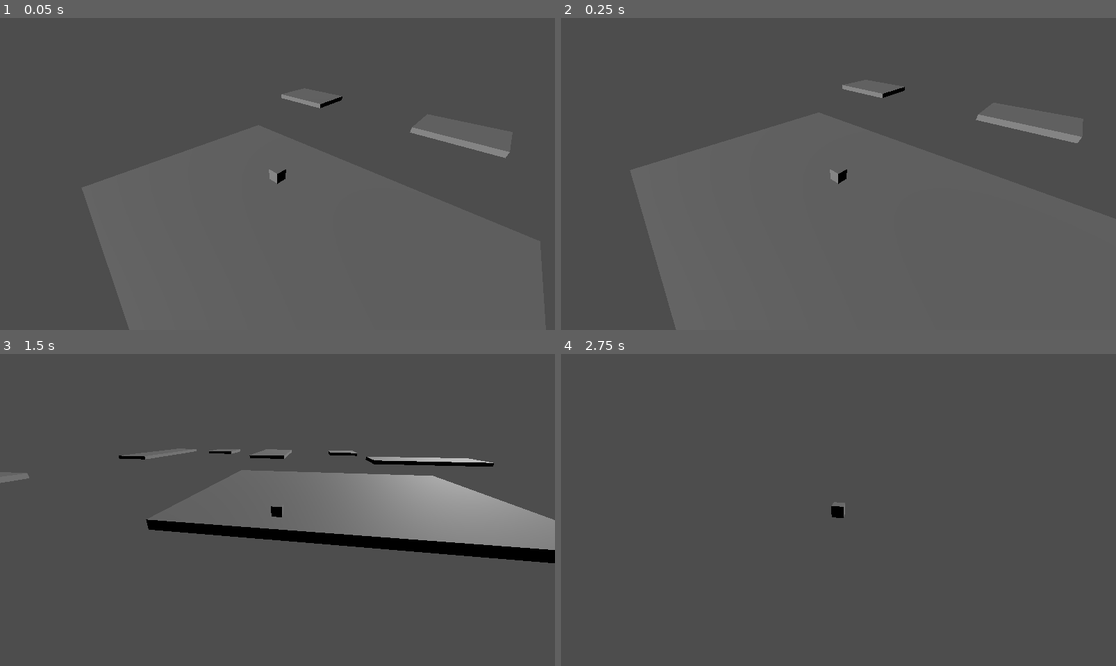
Above: before the commit, frames 1-4 (two rows, left to right).
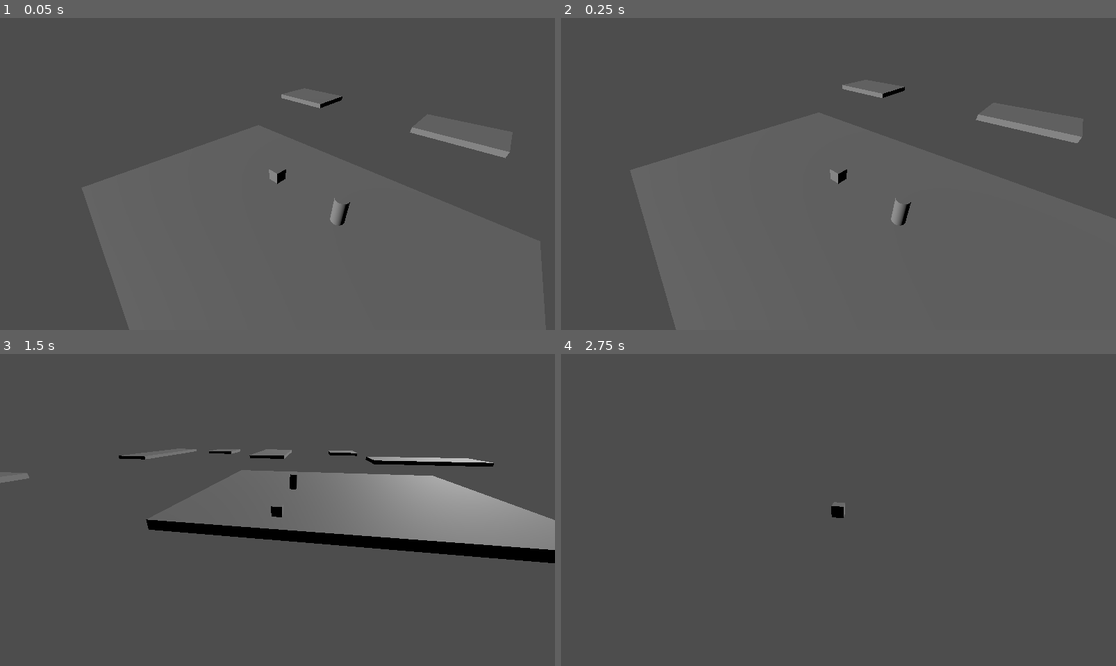
Above: after the commit, the same moments.

Repository: DumplingEater/possible_game
Game: Godot game, scene res://main.tscn
Two runs of this game, one before a commit and one after it. Both use one fixed random seed, a clock stepped at 60 frames per second and the inputs below.
Inputs (mouse positions are in pixels of both pictures, inside the frame that each line leads up to):
- Up to frame 1 (0.05 s): no input
- Up to frame 2 (0.25 s): no input
- Up to frame 3 (1.5 s): move the mouse to (399, 494) at 0.52 s; hold D (move_right) 0.53-1.28 s; hold Right mouse button (mouse_right_click) 0.53-1.28 s; tap Space (jump) at 0.77 s; move the mouse to (166, 525) at 1.27 s; hold S (move_back) from 1.28 s (still down); tap Mouse wheel down (scroll_down) at 1.35 s
- Up to frame 4 (2.75 s): tap Space (jump) at 1.52 s; move the mouse to (894, 441) at 2.02 s; release S (move_back) at 2.03 s; hold D (move_right) from 2.03 s (still down); hold Mouse wheel up (scroll_up) from 2.03 s (still down)

The runs differ from the first frame. In frame 1, 0.1% of the frame differs, in the area x 59-64%, y 57-67%; in frame 2, 0.1%; in frame 3, less than 0.1%; in frame 4, nothing differs.

Commit message:
first cut at a state machine

Diff:
--- a/Playground.tscn
+++ /dev/null
@@ -1,119 +0,0 @@
-[gd_scene load_steps=10 format=3 uid="uid://nidgpkfyg1b4"]
-
-[ext_resource type="Sky" uid="uid://cbbdl23q60wak" path="res://addons/ThirdPersonTemplate/Environments/SkyBox.res" id="2_vp21c"]
-[ext_resource type="Material" uid="uid://bly25nr0aqsv3" path="res://addons/ThirdPersonTemplate/Environments/Materials/BlueGrid.material" id="3_anjpt"]
-[ext_resource type="Material" uid="uid://c1u020xb37y6n" path="res://addons/ThirdPersonTemplate/Environments/Materials/Blue.material" id="3_ugxud"]
-[ext_resource type="Material" uid="uid://d3up41bo0vjj0" path="res://addons/ThirdPersonTemplate/Environments/Materials/OrangeGrid.material" id="4_kii6k"]
-[ext_resource type="Material" uid="uid://ddpgp1pyklffr" path="res://addons/ThirdPersonTemplate/Environments/Materials/GreenGrid.material" id="6_5rtke"]
-[ext_resource type="Material" uid="uid://bquocw2a8n271" path="res://addons/ThirdPersonTemplate/Environments/Materials/GreyGrid.material" id="6_7xeo2"]
-[ext_resource type="Material" uid="uid://cpk3jtowelhgh" path="res://addons/ThirdPersonTemplate/Environments/Materials/PingkGrid.material" id="7_xstjq"]
-[ext_resource type="PackedScene" uid="uid://c75s2m6eic1vo" path="res://addons/ThirdPersonTemplate/Character/Nodes/PlayerTemplate.tscn" id="8_fimwp"]
-
-[sub_resource type="Environment" id="Environment_qyvd4"]
-background_mode = 2
-background_color = Color(0.647059, 0.909804, 0.917647, 1)
-sky = ExtResource("2_vp21c")
-ssao_enabled = true
-sdfgi_enabled = true
-adjustment_enabled = true
-adjustment_saturation = 1.15
-
-[node name="Scene" type="Node3D"]
-transform = Transform3D(1, 0, 0, 0, 1, 0, 0, 0, 1, -0.0815773, -1.43051e-06, 0.163605)
-
-[node name="DirectionalLight3D" type="DirectionalLight3D" parent="."]
-transform = Transform3D(-0.892271, -0.274443, 0.358516, 2.02684e-08, 0.794054, 0.607847, -0.451501, 0.542364, -0.708511, 0, 2.76815, 9.26053)
-shadow_enabled = true
-
-[node name="WorldEnvironment" type="WorldEnvironment" parent="."]
-environment = SubResource("Environment_qyvd4")
-
-[node name="Level" type="Node3D" parent="."]
-
-[node name="FloorAlt" type="CSGBox3D" parent="Level"]
-transform = Transform3D(1, 0, 0, 0, 1, 0, 0, 0, 1, 0, 0.14287, 0)
-size = Vector3(48.5, 0.1, 48.5)
-material = ExtResource("3_ugxud")
-
-[node name="Floor" type="CSGBox3D" parent="Level"]
-transform = Transform3D(1, 0, 0, 0, 1, 0, 0, 0, 1, 0, 0.14482, 0)
-use_collision = true
-size = Vector3(47.5872, 0.1, 47.791)
-material = ExtResource("3_anjpt")
-
-[node name="CSGBox3D2" type="CSGBox3D" parent="Level"]
-transform = Transform3D(0.833182, 0, 0.552999, 0, 1, 0, -0.552999, 0, 0.833182, 16.5416, 3.19482, -15.014)
-use_collision = true
-size = Vector3(4, 6, 8)
-material = ExtResource("4_kii6k")
-
-[node name="CSGBox3D6" type="CSGBox3D" parent="Level"]
-transform = Transform3D(-0.318513, 0, 0.947919, 0, 1, 0, -0.947919, 0, -0.318513, 0.541599, 13.1948, 3.986)
-use_collision = true
-size = Vector3(4, 6, 8)
-material = ExtResource("4_kii6k")
-
-[node name="CSGBox3D3" type="CSGBox3D" parent="Level"]
-transform = Transform3D(1, 0, 0, 0, 1, 0, 0, 0, 1, -9, 2.19482, -6.9983)
-use_collision = true
-size = Vector3(6, 8, 6)
-material = ExtResource("6_5rtke")
-
-[node name="CSGBox3D4" type="CSGBox3D" parent="Level"]
-transform = Transform3D(1, 0, 0, 0, 1, 0, 0, 0, 1, -4, 2.19482, -6.9983)
-use_collision = true
-size = Vector3(4, 4, 6)
-material = ExtResource("6_5rtke")
-
-[node name="CSGBox3D5" type="CSGBox3D" parent="Level"]
-transform = Transform3D(1, 0, 0, 0, 1, 0, 0, 0, 1, -4, 1.19482, -10.9983)
-use_collision = true
-size = Vector3(4, 2, 2)
-material = ExtResource("6_5rtke")
-
-[node name="Node3D" type="Node3D" parent="Level"]
-transform = Transform3D(0.707107, 0, 0.707107, 0, 1, 0, -0.707107, 0, 0.707107, -17.521, 4.76836e-07, -18.7606)
-
-[node name="CSGBox3D4" type="CSGBox3D" parent="Level/Node3D"]
-transform = Transform3D(1, 0, 0, 0, 1, 0, 0, 0, 1, -0.233154, 0.69482, -0.0343475)
-use_collision = true
-size = Vector3(8, 1, 1)
-material = ExtResource("7_xstjq")
-
-[node name="CSGBox3D5" type="CSGBox3D" parent="Level/Node3D"]
-transform = Transform3D(1, 0, 0, 0, 1, 0, 0, 0, 1, 1.76685, 1.69482, -0.0343475)
-use_collision = true
-size = Vector3(4, 1, 1)
-material = ExtResource("7_xstjq")
-
-[node name="CSGBox3D6" type="CSGBox3D" parent="Level/Node3D"]
-transform = Transform3D(1, 0, 0, 0, 1, 0, 0, 0, 1, 1.76685, 2.69482, -0.0343475)
-use_collision = true
-material = ExtResource("7_xstjq")
-
-[node name="CSGBox3D" type="CSGBox3D" parent="Level"]
-transform = Transform3D(1, 0, 0, 0, 1, 0, 0, 0, 1, 0, 5.19482, 4)
-use_collision = true
-size = Vector3(24, 10, 16)
-material = ExtResource("6_7xeo2")
-
-[node name="CSGBox3D5" type="CSGBox3D" parent="Level/CSGBox3D"]
-transform = Transform3D(1, 0, 0, 0, 1, 0, 0, 0, 1, 6, -3, -7)
-operation = 2
-size = Vector3(4, 6, 2)
-material = ExtResource("6_7xeo2")
-
-[node name="CSGBox3D6" type="CSGBox3D" parent="Level/CSGBox3D"]
-transform = Transform3D(-8.9407e-08, 0, 1, 0, 1, 0, -1, 0, -8.9407e-08, 11, -3, 0)
-operation = 2
-size = Vector3(12, 6, 2)
-material = ExtResource("6_7xeo2")
-
-[node name="CSGBox3D7" type="CSGBox3D" parent="Level/CSGBox3D"]
-transform = Transform3D(1, 0, 0, 0, 1, 0, 0, 0, 1, 0, -1, 0)
-operation = 2
-size = Vector3(22, 10, 14)
-material = ExtResource("6_7xeo2")
-
-[node name="PlayerTemplate" parent="." instance=ExtResource("8_fimwp")]
-transform = Transform3D(1, 0, 0, 0, 1, 0, 0, 0, 1, 0, 0, -19.8399)
--- a/dungeon_generator.gd
+++ b/dungeon_generator.gd
@@ -98,6 +98,15 @@
 	var character = get_node("../../character")
 	character.transform = character.transform.translated(char_spawn_point)
 
+	var test_enemy = preload("res://test_enemy.tscn")
+	var instance =  test_enemy.instantiate()
+	instance.transform.origin = Vector3(char_spawn_point.x + 6, 5, char_spawn_point.z)
+	get_node("/root").print_tree_pretty()
+	var chars_node = get_node("../../characters")
+	chars_node.add_child(instance)
+	get_node("/root").print_tree_pretty()
+	return
+
 # Called every frame. 'delta' is the elapsed time since the previous frame.
 func _process(delta):
 	pass
--- a/main.tscn
+++ b/main.tscn
@@ -3,7 +3,7 @@
 [ext_resource type="PackedScene" uid="uid://b5jpr0o1187hx" path="res://dungeon_level.tscn" id="1_n2dcx"]
 [ext_resource type="PackedScene" uid="uid://bkee16cpy3j8y" path="res://third_person_character.tscn" id="2_8juhv"]
 
-[node name="root" type="Node3D"]
+[node name="main" type="Node3D"]
 
 [node name="world_light" type="Node3D" parent="."]
 
@@ -14,3 +14,5 @@
 [node name="dungeon" parent="." instance=ExtResource("1_n2dcx")]
 
 [node name="character" parent="." instance=ExtResource("2_8juhv")]
+
+[node name="characters" type="Node" parent="."]
--- /dev/null
+++ b/mob_rigidbody.gd
@@ -0,0 +1,17 @@
+extends CharacterBody3D
+
+
+const SPEED = 5.0
+const JUMP_VELOCITY = 4.5
+
+# Get the gravity from the project settings to be synced with RigidBody nodes.
+var gravity = ProjectSettings.get_setting("physics/3d/default_gravity")
+
+
+func _physics_process(delta):
+	# Add the gravity.
+	if not is_on_floor():
+		print("we out here flyin")
+		velocity.y -= 75 * delta
+
+	move_and_slide()
--- /dev/null
+++ b/src/player_character.gd
@@ -0,0 +1,11 @@
+extends Node
+
+
+# Called when the node enters the scene tree for the first time.
+func _ready():
+	add_to_group("players")
+
+
+# Called every frame. 'delta' is the elapsed time since the previous frame.
+func _process(delta):
+	pass
--- /dev/null
+++ b/src/state_machines/chase_state.gd
@@ -0,0 +1,32 @@
+# moving.gd
+extends State
+
+class_name Moving
+
+var speed = 0.1
+var target = null
+
+func enter():
+	print("Entering Moving State")
+
+func update(delta):
+	if target == null:
+		state_machine.change_state("idle")
+		return
+
+	var character_node = state_machine.get_parent().get_node("body_3d")
+
+	var distance = get_distance_to_target(target)
+	if distance > 5:
+		state_machine.change_state("idle")
+		character_node.set_velocity(Vector3(0, 0, 0))
+		return
+
+	var direction = target.transform.origin - state_machine.get_parent().transform.origin
+	direction = direction.normalized()
+	character_node.set_velocity(direction * 1.0)
+	character_node.move_and_slide()
+
+func get_distance_to_target(target):
+	var distance = state_machine.get_parent().transform.origin.distance_to(target.transform.origin)
+	return distance
--- /dev/null
+++ b/src/state_machines/core/state.gd
@@ -0,0 +1,15 @@
+# state.gd
+extends Node
+
+class_name State
+
+var state_machine = null
+
+func enter():
+	pass
+
+func exit():
+	pass
+
+func update(delta):
+	pass
--- /dev/null
+++ b/src/state_machines/guard_state_machine.gd
@@ -0,0 +1,23 @@
+# state_machine.gd
+extends Node
+
+var current_state = null
+var states = {}
+
+func _ready():
+	print('starting state machine')
+	states["idle"] = preload("res://src/state_machines/idle_state.gd").new()
+	states["chase"] = preload("res://src/state_machines/chase_state.gd").new()
+	for state in states.values():
+		state.state_machine = self
+	change_state("idle")
+
+func change_state(new_state_name):
+	if current_state != null:
+		current_state.exit()
+	current_state = states[new_state_name]
+	current_state.enter()
+
+func _process(delta):
+	if current_state != null:
+		current_state.update(delta)
--- /dev/null
+++ b/src/state_machines/idle_state.gd
@@ -0,0 +1,30 @@
+# idle.gd
+extends State
+
+class_name Idle
+
+var chase_distance = 5
+
+func enter():
+	print("Entering Idle State")
+
+func update(delta):
+	var closest_character = get_closest_character()
+	if closest_character != null:
+		state_machine.change_state("chase")
+		state_machine.current_state.target = closest_character.get_parent()
+
+func get_closest_character():
+	if not state_machine.is_inside_tree():
+		get_node("/root").print_tree_pretty()
+		return null
+	var min_distance = INF
+	var closest_character = null
+	var characters = state_machine.get_tree().get_nodes_in_group("players")
+	for character in characters:
+		if character != self: # Avoid checking distance to itself
+			var distance = state_machine.get_parent().transform.origin.distance_to(character.get_parent().transform.origin)
+			if distance < min_distance and distance < chase_distance:
+				min_distance = distance
+				closest_character = character
+	return closest_character
--- /dev/null
+++ b/test_enemy.tscn
@@ -0,0 +1,23 @@
+[gd_scene load_steps=5 format=3 uid="uid://sg6ymqcxjcct"]
+
+[ext_resource type="Script" path="res://src/state_machines/guard_state_machine.gd" id="1_e44qv"]
+[ext_resource type="Script" path="res://mob_rigidbody.gd" id="2_ydxx1"]
+
+[sub_resource type="CylinderShape3D" id="CylinderShape3D_hnul1"]
+
+[sub_resource type="CylinderMesh" id="CylinderMesh_btp1y"]
+
+[node name="TestEnemy" type="Node3D"]
+
+[node name="enemy_behavior" type="Node" parent="."]
+script = ExtResource("1_e44qv")
+
+[node name="body_3d" type="CharacterBody3D" parent="."]
+script = ExtResource("2_ydxx1")
+
+[node name="collision_shape_3d" type="CollisionShape3D" parent="body_3d"]
+shape = SubResource("CylinderShape3D_hnul1")
+
+[node name="MeshInstance3D" type="MeshInstance3D" parent="body_3d"]
+mesh = SubResource("CylinderMesh_btp1y")
+skeleton = NodePath("../..")
--- a/third_person_character.tscn
+++ b/third_person_character.tscn
@@ -1,7 +1,8 @@
-[gd_scene load_steps=4 format=3 uid="uid://bkee16cpy3j8y"]
+[gd_scene load_steps=5 format=3 uid="uid://bkee16cpy3j8y"]
 
 [ext_resource type="Script" path="res://character_controller.gd" id="1_k51kk"]
 [ext_resource type="Script" path="res://follow_camera.gd" id="2_jr8w2"]
+[ext_resource type="Script" path="res://src/player_character.gd" id="3_co36e"]
 
 [sub_resource type="BoxShape3D" id="BoxShape3D_cbbcf"]
 
@@ -15,3 +16,6 @@
 
 [node name="CollisionShape3D" type="CollisionShape3D" parent="."]
 shape = SubResource("BoxShape3D_cbbcf")
+
+[node name="data" type="Node" parent="."]
+script = ExtResource("3_co36e")
